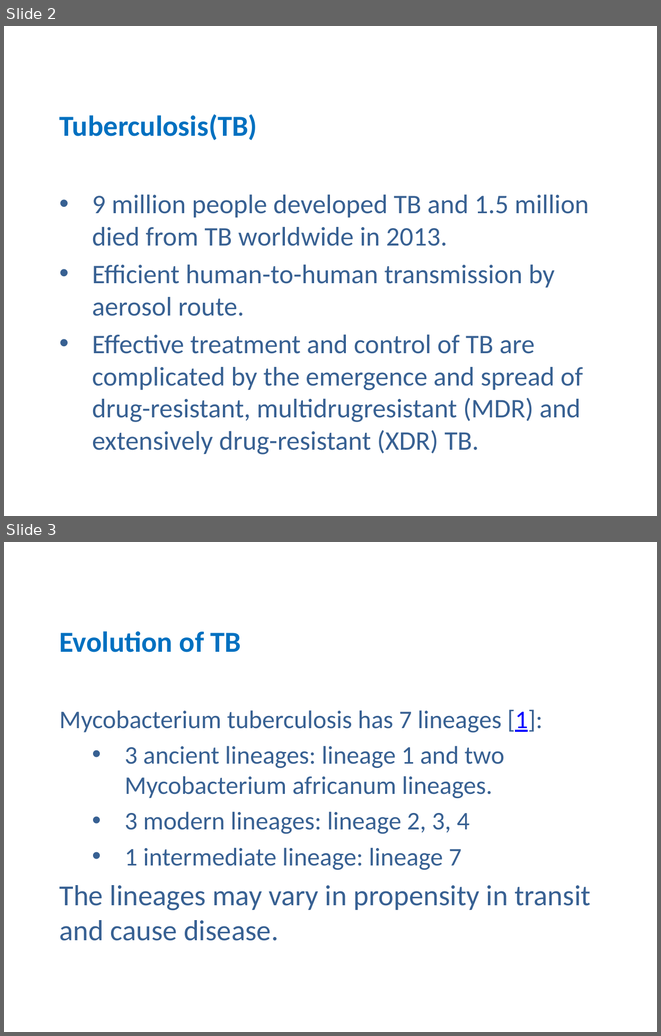
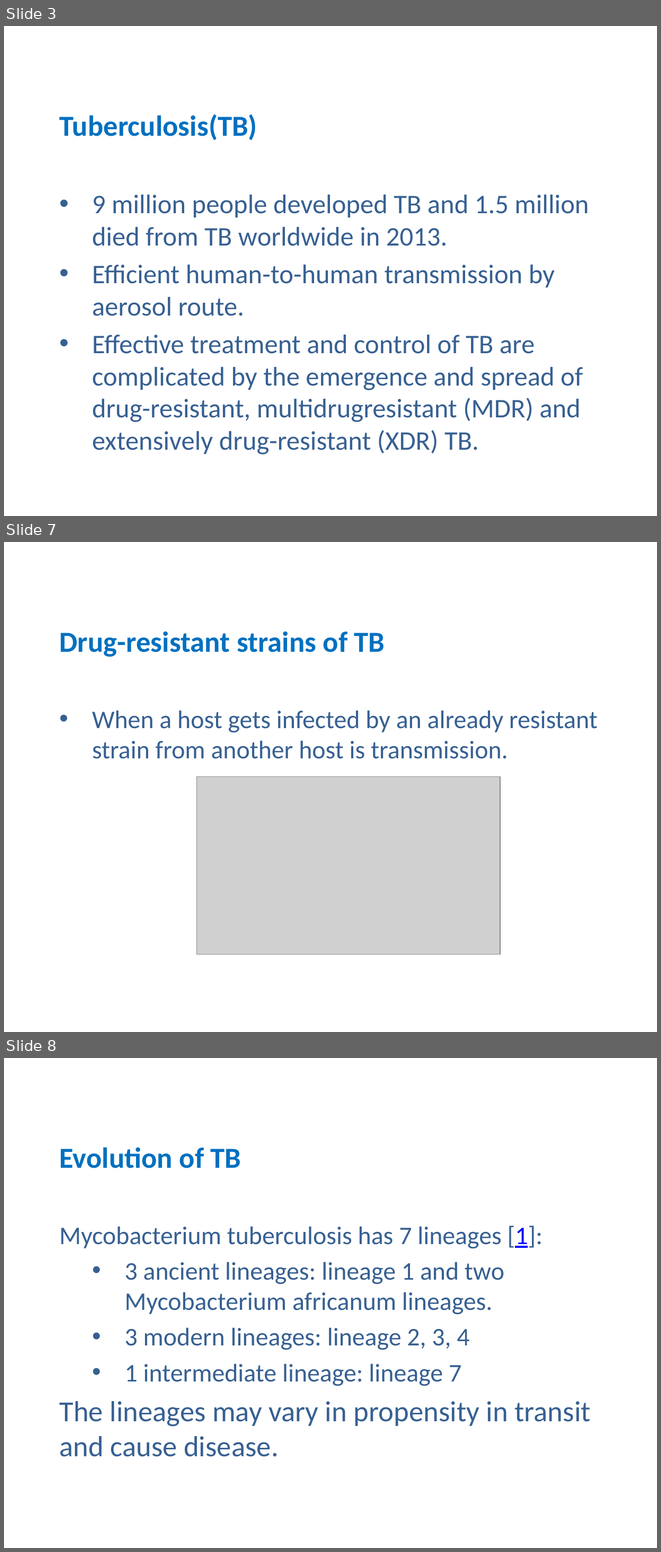
Before and after one commit to zhangfang615/Tuberculosis, a slide deck: 20160705.pptx. Shown one above the other, each under a label of ours: slides 2 and 3 before the commit, slides 3, 7 and 8 after it; the slides between them are not shown. The pictures are 661x1036 and 661x1552 pixels, drawn with LibreOffice and Linux fonts; fonts in the diff are those of the drawing; grey boxes stand for pictures. Boxes give left, top, right and bottom in pixels: in the first picture for what was removed or moved away, otherwise in the second. Text is boxed around its words. In the diff, an @@ line names an element or a change of style, - is before the commit and + after.

```diff
--- a/20160705.pptx
+++ b/20160705.pptx
@@ slide 7 added at (x1=4, y1=542, x2=657, y2=1032), background #FFFFFF @@
@@ title added at (x1=59, y1=631, x2=385, y2=657), 32 pt, text #0070C0, bold @@
+Drug-resistant strains of TB
@@ subtitle added at (x1=92, y1=710, x2=598, y2=759), 28 pt, text #376092 @@
+• When a host gets infected by an already resistant strain from another host is transmission.
@@ picture added at (x1=196, y1=776, x2=500, y2=954) @@
@@ what was slide 2 is now slide 3 @@
@@ what was slide 3 is now slide 8 @@
```
Also in this commit, not shown: 5 slides changed, 7 other slides added.
